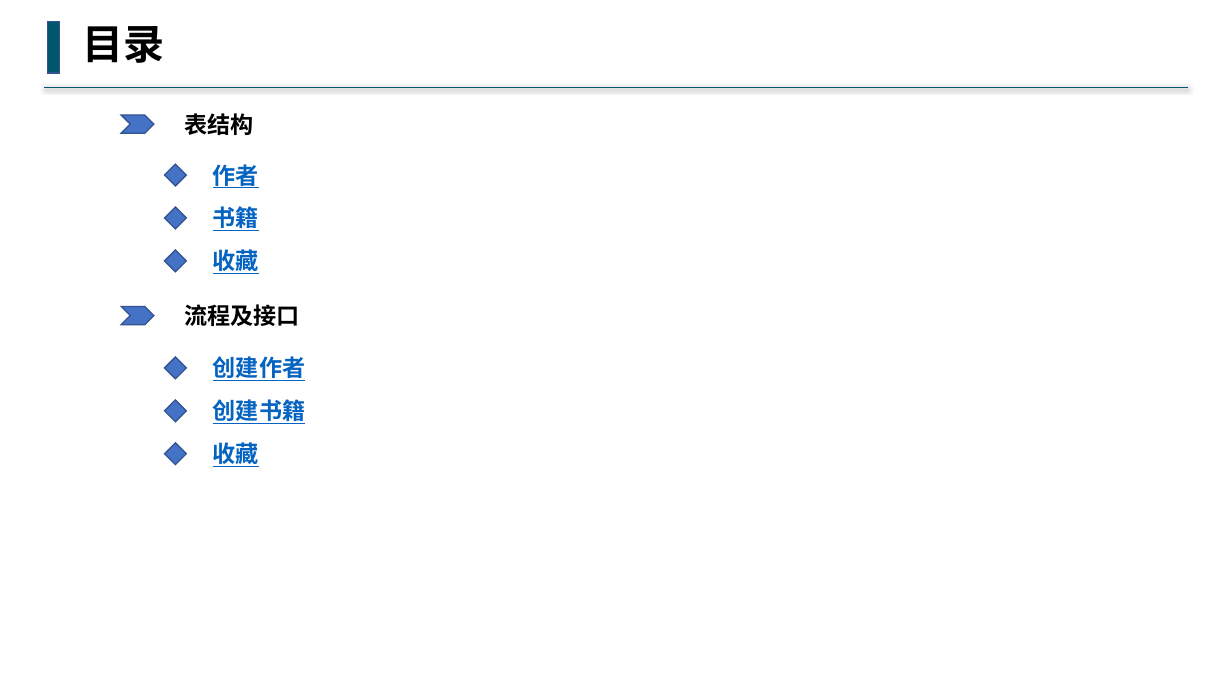
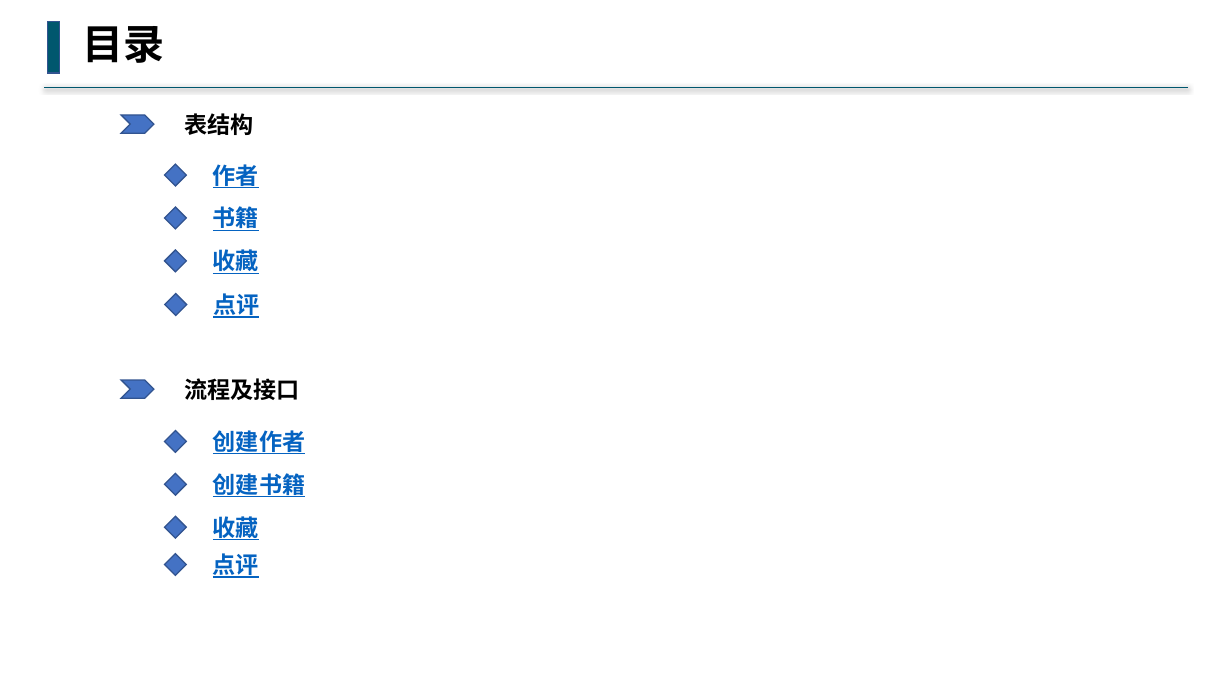
Before and after one commit to buddhachain/buddhaContract, a slide deck: slide 1 of doc/06.藏书阁.pptx. Drawn at 1232x693 pixels with LibreOffice and Linux fonts; fonts in the diff are those of the drawing. Boxes give left, top, right and bottom in pixels: in the first picture for what was removed or moved away, otherwise in the second. Text is boxed around its words. In the diff, an @@ line names an element or a change of style, - is before the commit and + after.

```diff
--- a/doc/06.藏书阁.pptx
+++ b/doc/06.藏书阁.pptx
@@ diamond added at (165, 294, 187, 316), fill #4472C4, outline #325491 1 pt @@
@@ text added at (213, 293, 259, 318), 18 pt, text #0563C1, bold, underline @@
+点评
@@ 4 texts, 3 diamonds, 1 chevron: place and size @@
-4 texts, 3 diamonds, 1 chevron at (121, 304, 305, 468)
+4 texts, 3 diamonds, 1 chevron at (121, 378, 305, 541)
@@ diamond added at (165, 554, 187, 576), fill #4472C4, outline #325491 1 pt @@
@@ text added at (213, 553, 259, 578), 18 pt, text #0563C1, bold, underline @@
+点评
```
Also in this commit, not shown: 1 other file.
